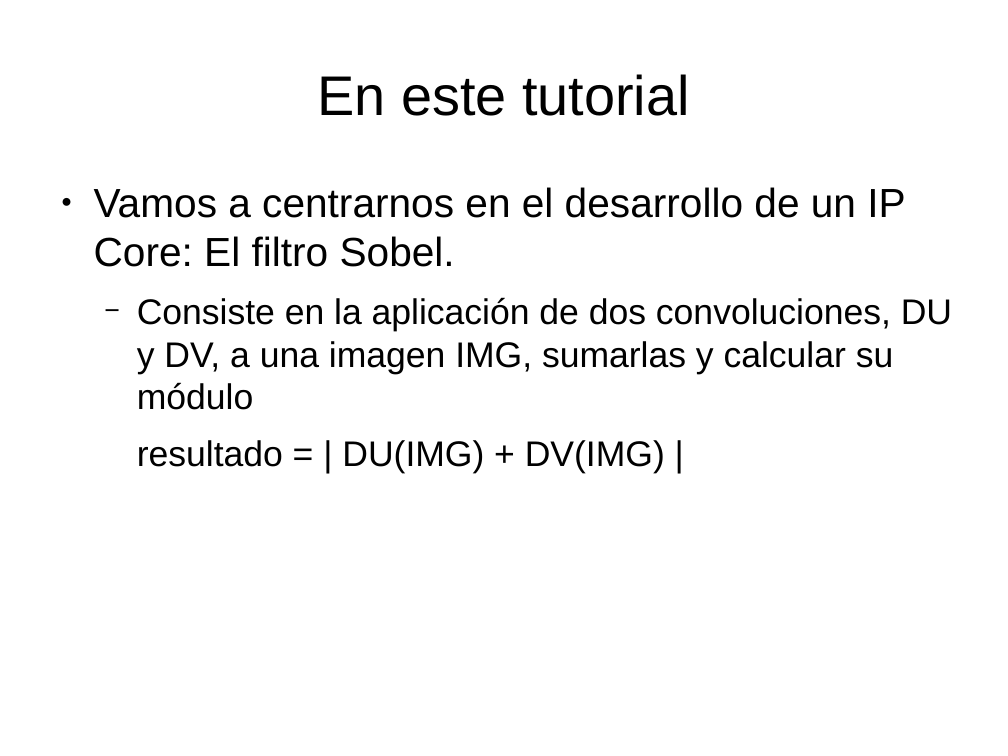
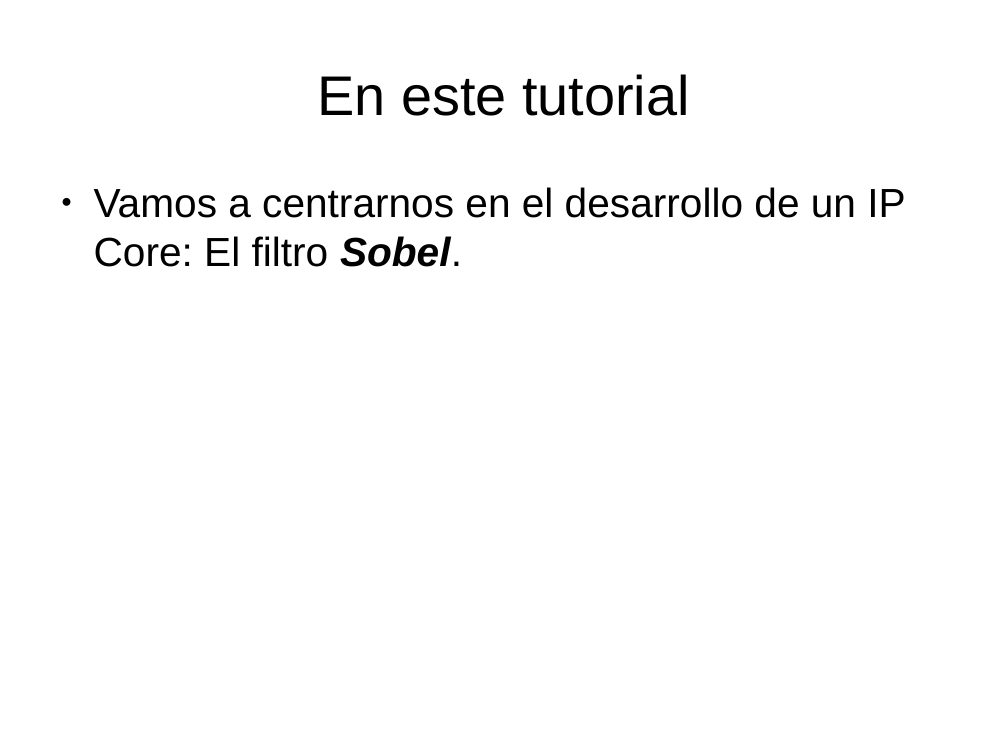
Before and after one commit to miguelgarcia/sase2017-hls-video, a slide deck: slide 8 of presentacion.odp. Drawn at 1008x756 pixels with LibreOffice and Linux fonts; fonts in the diff are those of the drawing. Boxes give left, top, right and bottom in pixels: in the first picture for what was removed or moved away, otherwise in the second. Text is boxed around its words. In the diff, an @@ line names an element or a change of style, - is before the commit and + after.

```diff
--- a/presentacion.odp
+++ b/presentacion.odp
@@ text "Vamos a centrarnos en el ..." at [94, 187, 905, 267]: bold on, italic on in "Sobel." @@
@@ text at [137, 297, 952, 474]: paragraphs removed @@
-  − Consiste en la aplicación de dos convoluciones, DU y DV, a una imagen IMG, sumarlas y calcular su módulo
-  resultado = | DU(IMG) + DV(IMG) |
```
Also in this commit, not shown: 7 other slides changed, 24 slides added.
